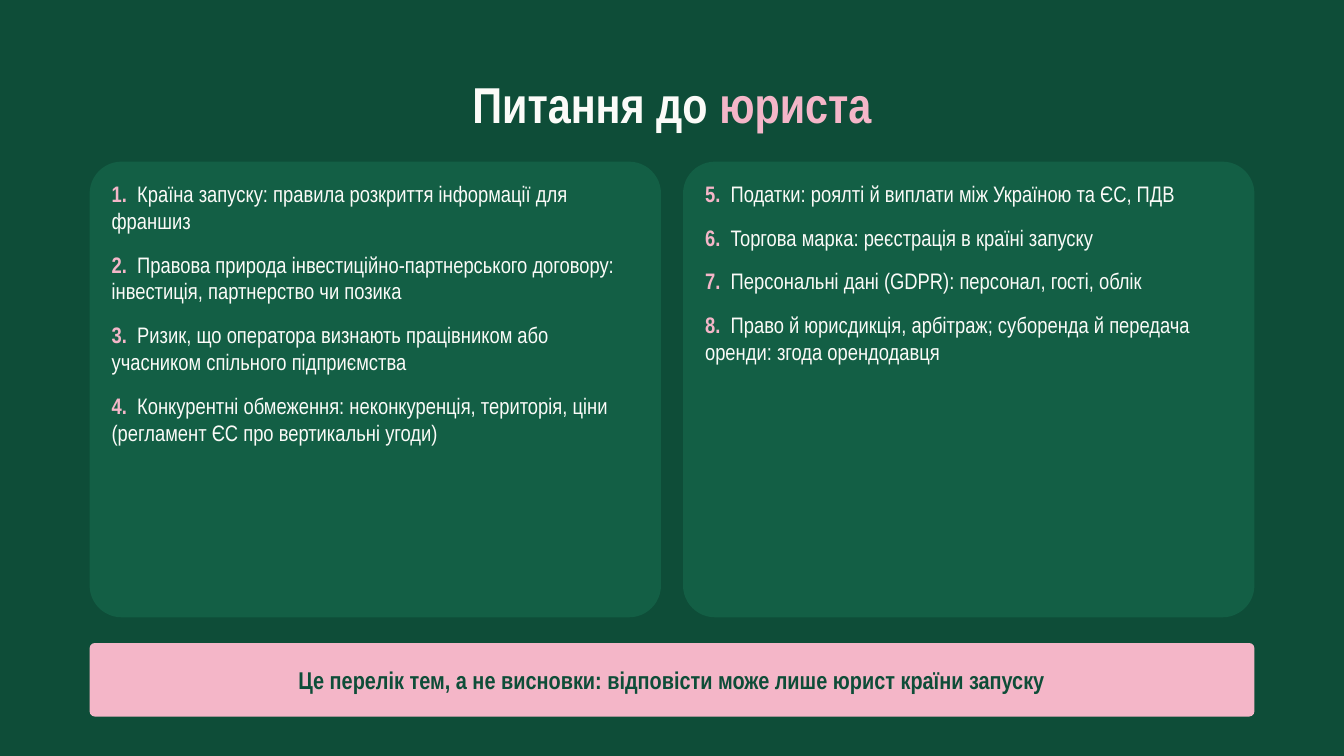
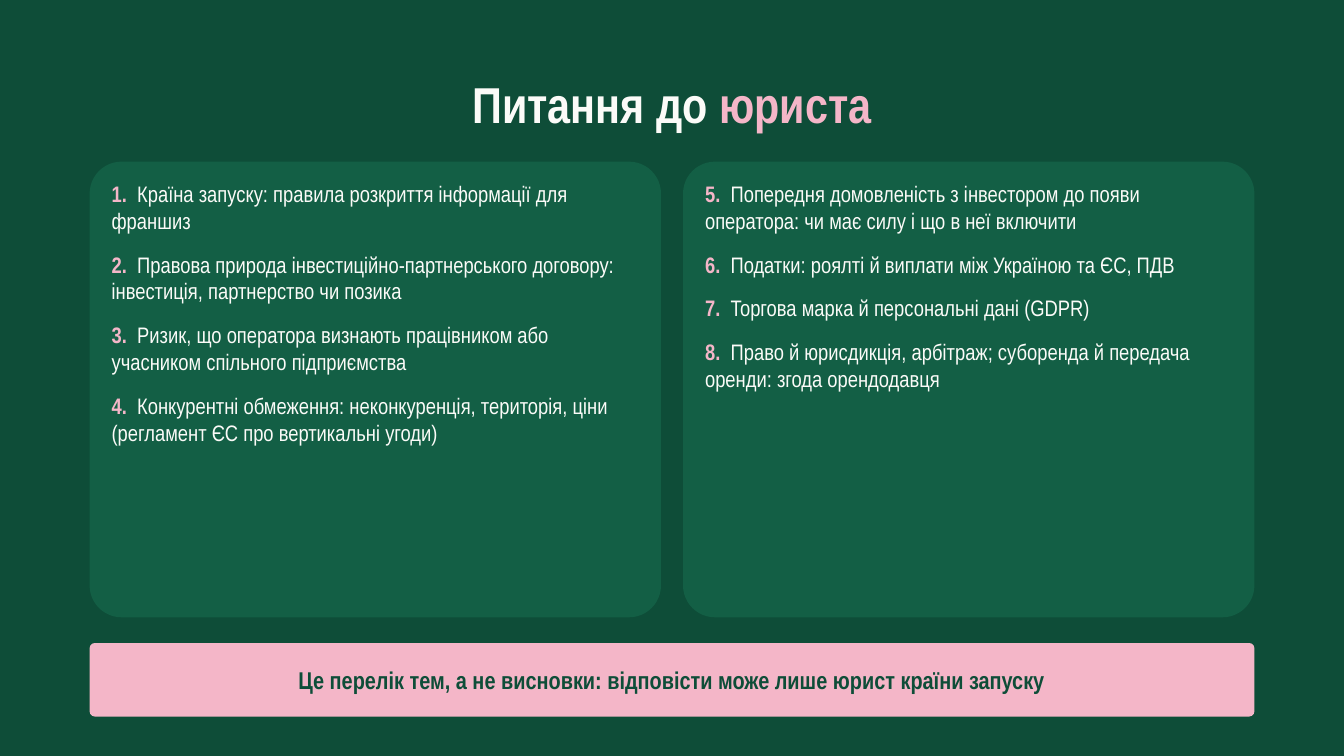
Before and after one commit to denfidiriv-cmyk/xcrypto, a slide deck: slide 28 of presentation_with_contract.pptx. Drawn at 1344x756 pixels with LibreOffice and Linux fonts; fonts in the diff are those of the drawing. Boxes give left, top, right and bottom in pixels: in the first picture for what was removed or moved away, otherwise in the second. Text is boxed around its words. In the diff, an @@ line names an element or a change of style, - is before the commit and + after.

```diff
--- a/presentation_with_contract.pptx
+++ b/presentation_with_contract.pptx
@@ text at bbox=[705, 185, 1175, 321]: text changed @@
-5. Податки: роялті й виплати між Україною та ЄС, ПДВ
-6. Торгова марка: реєстрація в країні запуску
-7. Персональні дані (GDPR): персонал, гості, облік
+5. Попередня домовленість з інвестором до появи оператора: чи має силу і що в неї включити
+6. Податки: роялті й виплати між Україною та ЄС, ПДВ
+7. Торгова марка й персональні дані (GDPR)
```
Also in this commit, not shown: 1 other slide changed.
